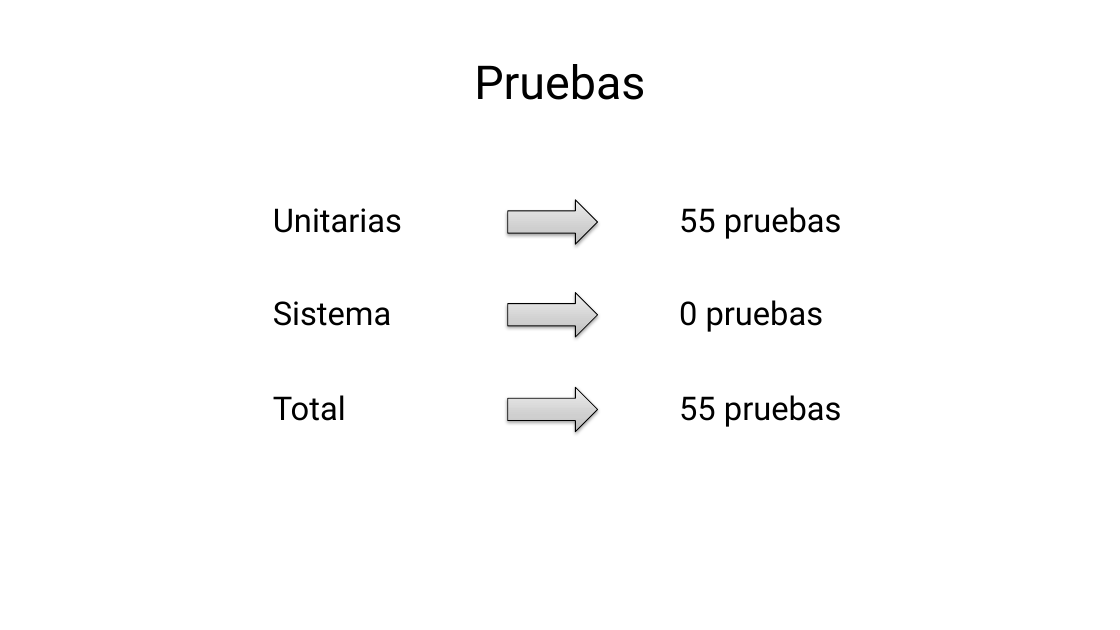
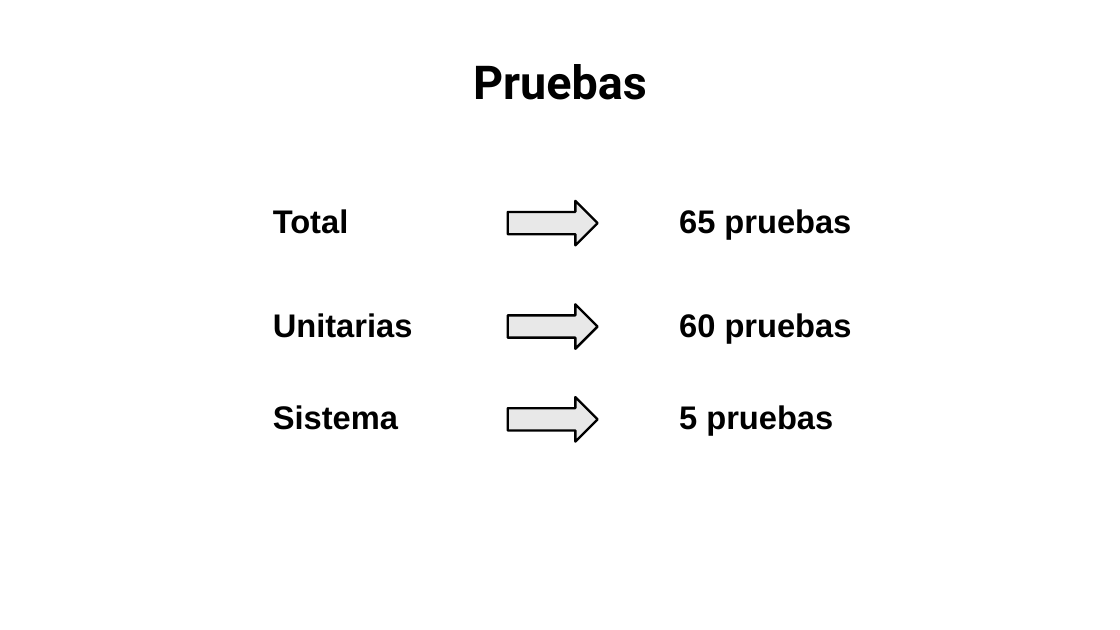
Before and after one commit to Ikvillaseca/capstoneADI, a slide deck: slide 27 of Fase 3/Evidencias Grupales/Presentación Final del proyecto (Español).pptx (slide 21 before the commit). Drawn at 1120x630 pixels with LibreOffice and Linux fonts; fonts in the diff are those of the drawing; background and template pictures are left out. Boxes give left, top, right and bottom in pixels: in the first picture for what was removed or moved away, otherwise in the second. Text is boxed around its words. In the diff, an @@ line names an element or a change of style, - is before the commit and + after.

```diff
--- a/Fase 3/Evidencias Grupales/Presentación Final del proyecto (Español).pptx
+++ b/Fase 3/Evidencias Grupales/Presentación Final del proyecto (Español).pptx
@@ text "Pruebas" at [473, 64, 647, 100]: bold on @@
@@ font Roboto to Arial, bold on in 3 elements at [273, 313, 413, 338], [273, 405, 398, 430], [273, 209, 348, 234] @@
@@ text "Total": place and size @@
-text "Total" at [273, 395, 346, 421]
+text "Total" at [273, 209, 348, 234]
@@ text at [679, 209, 851, 239]: text changed; font Roboto to Arial; bold on @@
-55 pruebas
+65 pruebas
@@ text "Unitarias": place and size @@
-text "Unitarias" at [273, 208, 402, 233]
+text "Unitarias" at [273, 313, 413, 338]
@@ fill gradient #BABABA to #CFCFCF to #EDEDED to #E8E8E8; outline #000000 0.75 pt to #000000 2 pt; shadow off in 3 elements at [507, 201, 597, 245], [507, 397, 597, 442], [507, 304, 597, 349] @@
@@ right arrow: place and size @@
-right arrow at [507, 292, 597, 337]
+right arrow at [507, 304, 597, 349]
@@ text at [679, 313, 852, 343]: text changed; font Roboto to Arial; bold on @@
-0 pruebas
+60 pruebas
@@ text "Sistema": place and size @@
-text "Sistema" at [273, 301, 391, 326]
+text "Sistema" at [273, 405, 398, 430]
@@ right arrow: place and size @@
-right arrow at [507, 387, 597, 432]
+right arrow at [507, 397, 597, 442]
@@ text at [679, 405, 833, 435]: text changed; font Roboto to Arial; bold on @@
-55 pruebas
+5 pruebas
```
Also in this commit, not shown: 19 other slides changed, 15 slides added, 4 slides removed.
